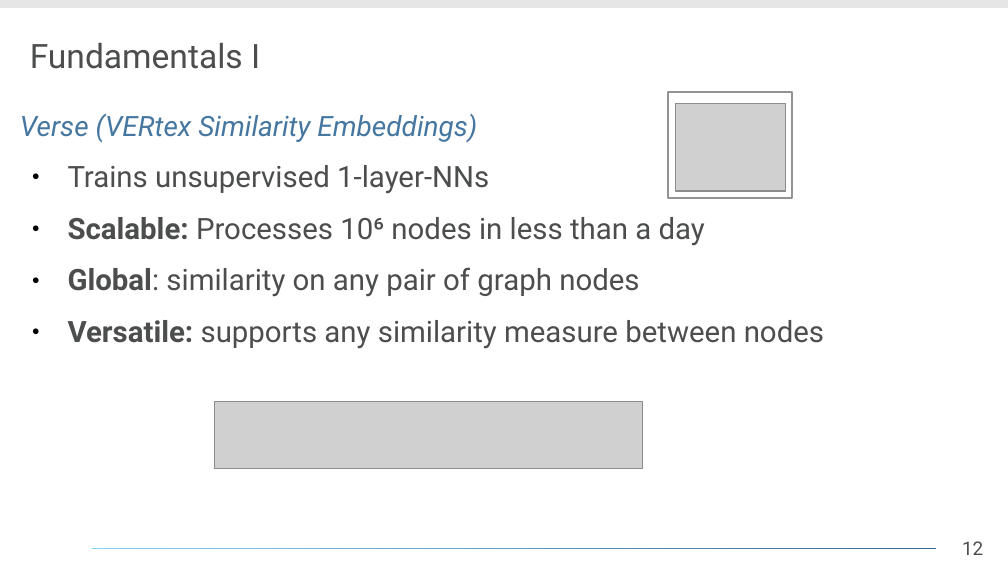
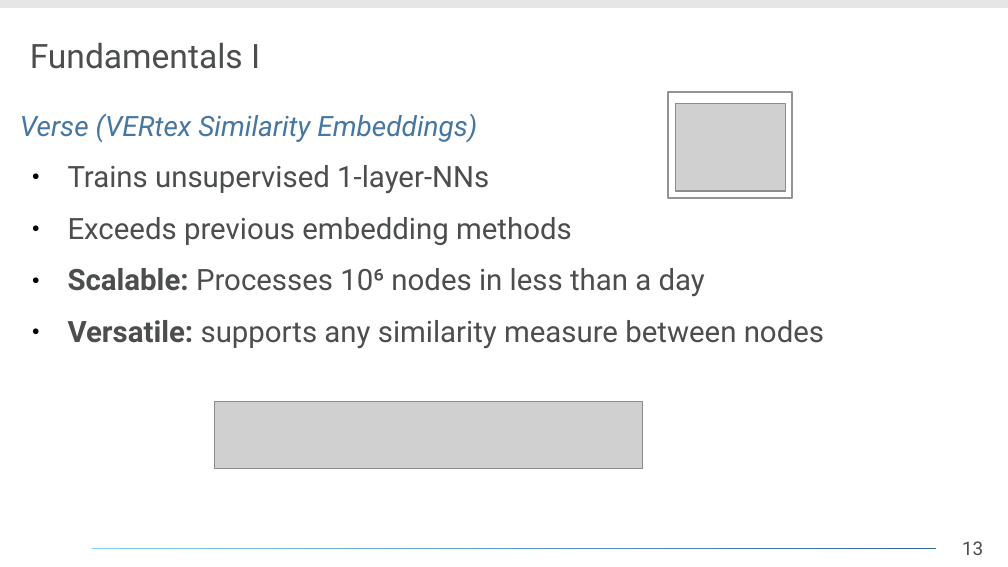
Before and after one commit to daelmo/DB2GraphGenerator, a slide deck: slide 13 of presentation/Analyse_eines_Forschungsthemas.odp (slide 12 before the commit). Drawn at 1008x567 pixels with LibreOffice and Linux fonts; fonts in the diff are those of the drawing; grey boxes stand for pictures; background and template pictures are left out. Boxes give left, top, right and bottom in pixels: in the first picture for what was removed or moved away, otherwise in the second. Text is boxed around its words. In the diff, an @@ line names an element or a change of style, - is before the commit and + after.

```diff
--- a/presentation/Analyse_eines_Forschungsthemas.odp
+++ b/presentation/Analyse_eines_Forschungsthemas.odp
@@ text at [68, 217, 572, 245]: paragraph added @@
+● Exceeds previous embedding methods
@@ text at [68, 267, 639, 297]: paragraph removed @@
-● Global: similarity on any pair of graph nodes
@@ page number at [962, 541, 983, 555]: text changed @@
-12
+13
```
Also in this commit, not shown: 8 other slides changed, 3 slides added, 1 slide removed, 7 other files.
